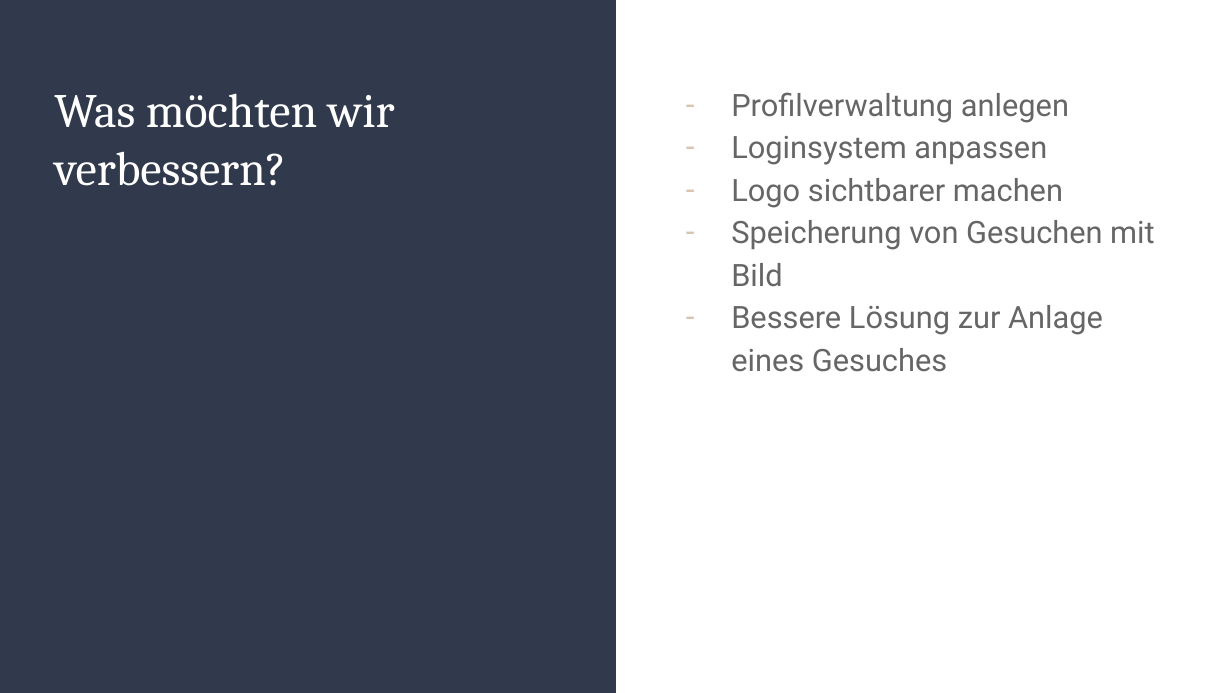
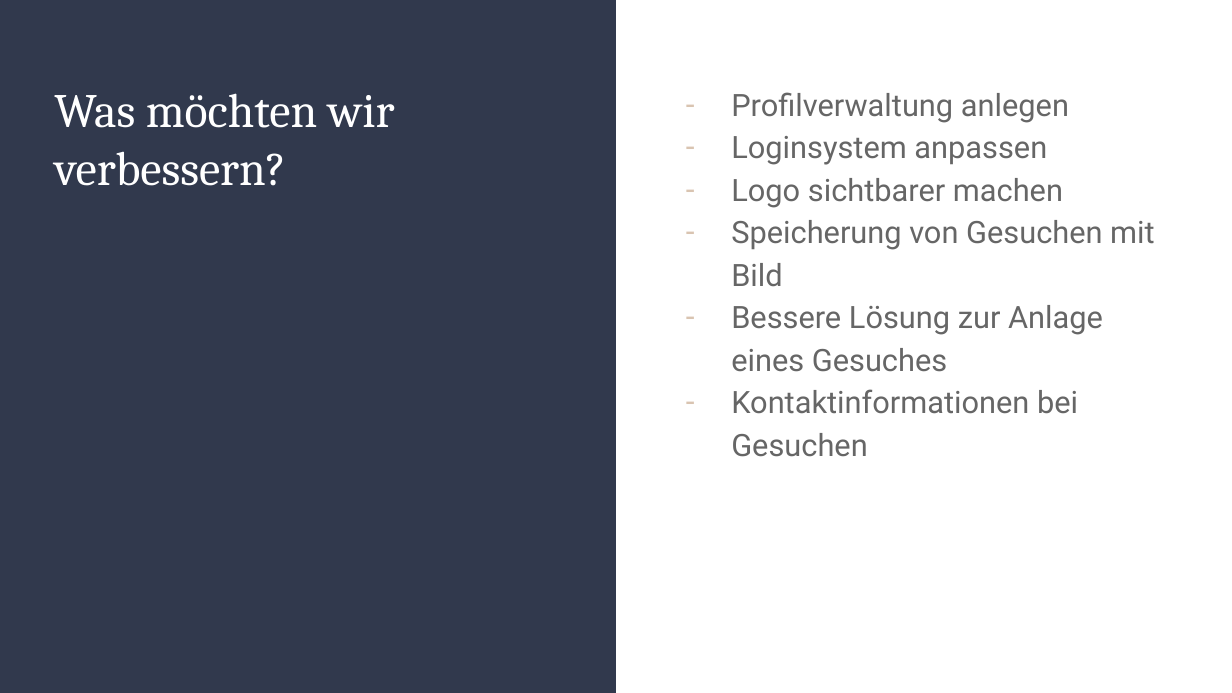
Before and after one commit to jb282/springbootexample, a slide deck: slide 4 of Präsentationen/Webprogrammierung_2.pptx. Drawn at 1232x693 pixels with LibreOffice and Linux fonts; fonts in the diff are those of the drawing. Boxes give left, top, right and bottom in pixels: in the first picture for what was removed or moved away, otherwise in the second. Text is boxed around its words. In the diff, an @@ line names an element or a change of style, - is before the commit and + after.

```diff
--- a/Präsentationen/Webprogrammierung_2.pptx
+++ b/Präsentationen/Webprogrammierung_2.pptx
@@ text at (731,389,1078,457): paragraph added @@
+– Kontaktinformationen bei Gesuchen
```
Also in this commit, not shown: 3 other files.
